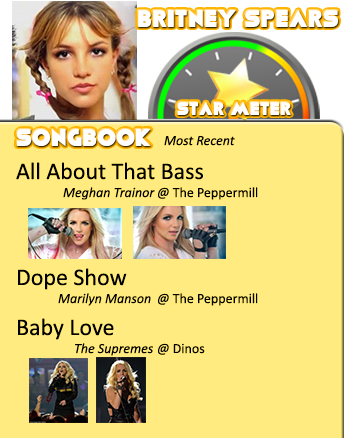
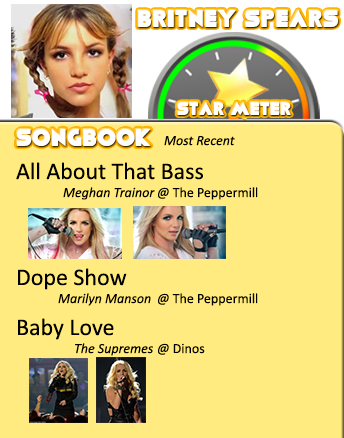
Layer changes from the first 344px x 438px image to the second:
painted on "profile_Britney" over (11, 1, 137, 120)
